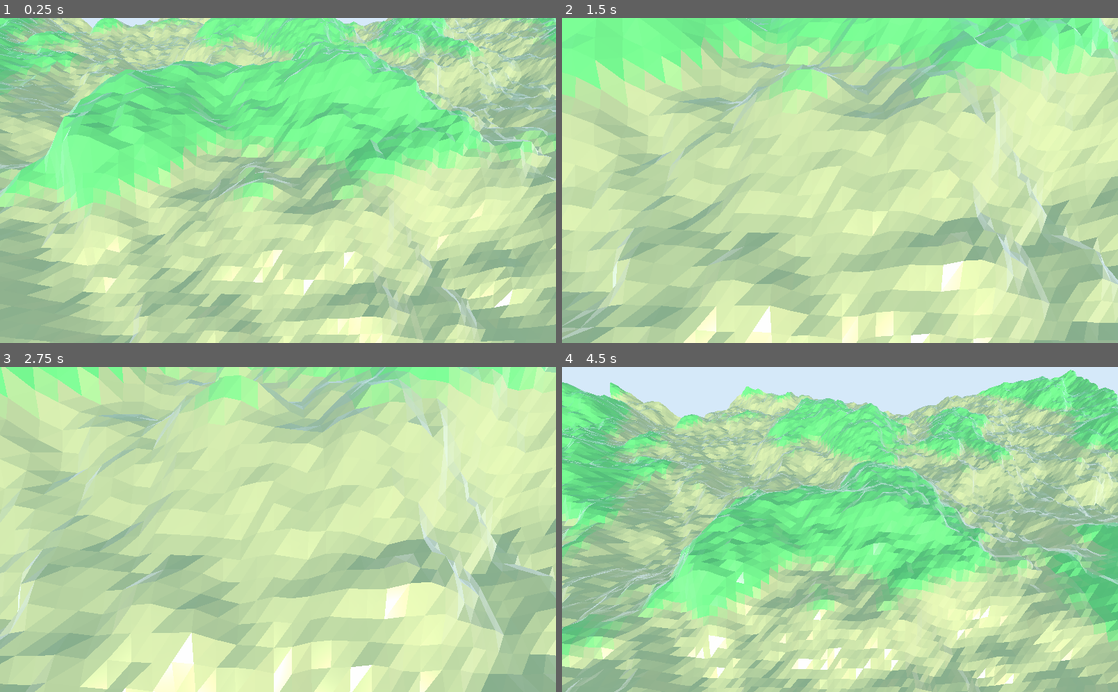
Above: before the commit, frames 1-4 (two rows, left to right).
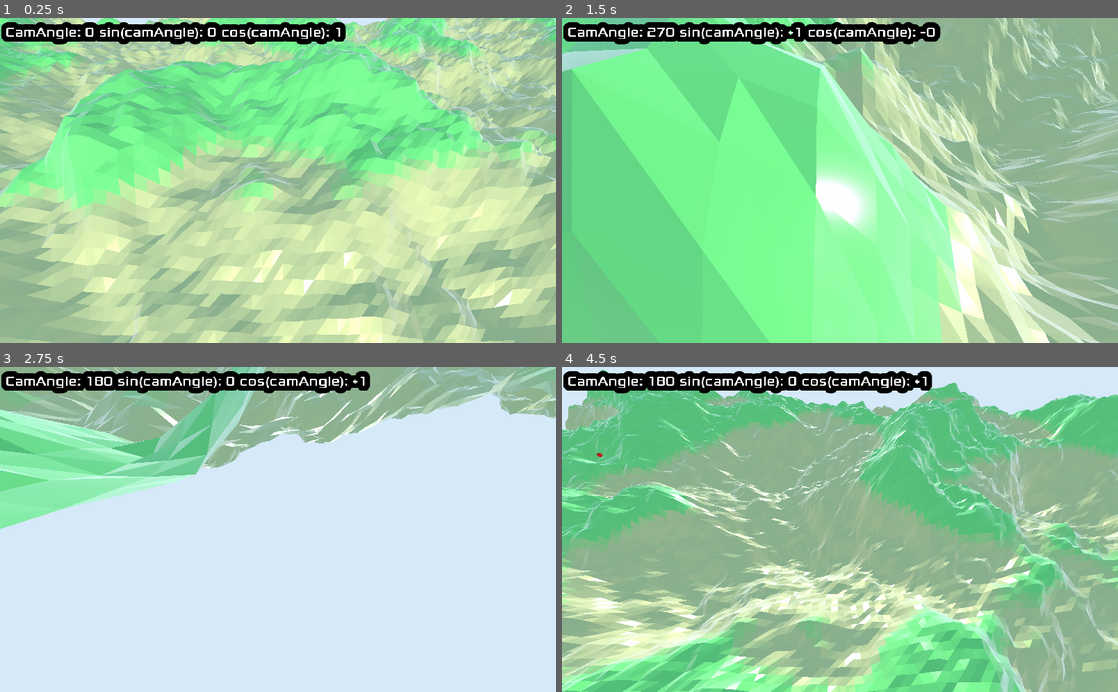
Above: after the commit, the same moments.

Repository: crystman/Godot_LowPolyTerrain
Game: Godot game, scene res://World.tscn
The game is run twice, just before and just after one commit, with the same random seed, the same clock (stepped at 60 frames per second) and the same inputs.
Inputs:
- Up to frame 1 (0.25 s): no input
- Up to frame 2 (1.5 s): tap Enter (ui_accept) at 0.5, 0.77, 1.07 s; hold Right (ui_right) 0.53-1.28 s; hold Page Up (ui_zoom_in) 0.53-1.28 s; tap Page Down (ui_zoom_out) at 0.8, 1.35 s; hold Down (ui_down) from 1.28 s (still down)
- Up to frame 3 (2.75 s): tap Enter (ui_accept) at 1.52, 1.55, 1.82 s; release Down (ui_down) at 2.03 s; hold Right (ui_right) from 2.03 s (still down); hold Enter (ui_accept) from 2.03 s (still down); tap Page Up (ui_zoom_in) at 2.3 s
- Up to frame 4 (4.5 s): release Right (ui_right) at 2.78 s; release Enter (ui_accept) at 2.78 s; hold Up (ui_up) 2.78-3.53 s; tap Page Up (ui_zoom_in) at 2.85, 4.35 s; tap Enter (ui_accept) at 3.02, 3.32, 3.77, 3.8, 4.07 s; tap Page Down (ui_zoom_out) at 3.05 s; hold Page Down (ui_zoom_out) 3.53-4.28 s; hold Left (ui_left) from 3.53 s (still down)

The runs differ from the first frame. In frame 1, 3.6% of the frame differs, in the area x 0-63%, y 1-9%; in frame 2, 91%; in frame 3, 99%, in the area x 0-100%, y 0-100%; in frame 4, 80%.

Commit message:
Trying to fix movement

Diff:
--- /dev/null
+++ b/LowPolyTerrain/MinorHUD.gd
@@ -0,0 +1,4 @@
+extends CanvasLayer
+
+func update_text(text):
+	$Label.text = str(text)
--- /dev/null
+++ b/LowPolyTerrain/MinorHUD.tscn
@@ -0,0 +1,24 @@
+[gd_scene load_steps=4 format=2]
+
+[ext_resource path="res://fonts/Xolonium-Regular.ttf" type="DynamicFontData" id=1]
+[ext_resource path="res://MinorHUD.gd" type="Script" id=2]
+
+[sub_resource type="DynamicFont" id=1]
+size = 24
+outline_size = 10
+outline_color = Color( 0, 0, 0, 1 )
+font_data = ExtResource( 1 )
+
+[node name="HUD" type="CanvasLayer"]
+script = ExtResource( 2 )
+
+[node name="Label" type="Label" parent="."]
+margin_left = 10.0
+margin_top = 11.0526
+margin_right = 1000.0
+margin_bottom = 42.7827
+custom_fonts/font = SubResource( 1 )
+text = "test"
+__meta__ = {
+"_edit_use_anchors_": false
+}
--- a/LowPolyTerrain/World.gd
+++ b/LowPolyTerrain/World.gd
@@ -9,8 +9,8 @@
 export var planeMeshSubdivideWidth = 200
 export var vertexAmplitude = 60
 
-export var cameraSpeed = 1
-export var movementMultiplier = 5
+export var cameraSpeed = 20
+export var movementMultiplier = 3
 
 var maxVertexHeight = 0
 
@@ -55,13 +55,21 @@
 	add_child(meshInstance)
 
 
-var simpleCounter = 0
-
 func _process(delta):
-	var camAngle = $Rotate.rotation_degrees.y
-	if Input.is_action_pressed("ui_accept"):
-		$Rotate.rotation_degrees.y = 0
-		camAngle = 0
+	var camAngle = $Translate/Rotate.rotation_degrees.y
+	if Input.is_action_just_pressed("ui_accept"):
+		if camAngle == 0:
+			$Translate/Rotate.rotation_degrees.y = 90
+			camAngle = 90
+		elif camAngle == 90:
+			$Translate/Rotate.rotation_degrees.y = 180
+			camAngle = 180
+		elif camAngle == 180:
+			$Translate/Rotate.rotation_degrees.y = 270
+			camAngle = 270
+		else:
+			$Translate/Rotate.rotation_degrees.y = 0
+			camAngle = 0
 
 	var rotateValue = 0
 	if Input.is_action_pressed("ui_pan_right"):
@@ -72,21 +80,42 @@
 		rotateValue += 100
 	if Input.is_action_pressed("ui_pan_left_fast"):
 		rotateValue -= 100
-	$Rotate.rotation_degrees.y = camAngle + (delta * rotateValue)
+	$Translate/Rotate.rotation_degrees.y = camAngle + (delta * rotateValue)
 
 	# Might have changed the angle, lets update the value
-	camAngle = $Rotate.rotation_degrees.y
-	var camPos = $Rotate/Camera.translation
+	camAngle = $Translate/Rotate.rotation_degrees.y
+	var camPos = $Translate/Rotate/Camera.translation
 	if Input.is_action_pressed("ui_zoom_in") && camPos.y > 10:
-		$Rotate/Camera.translate(Vector3(0, delta * -50, delta * -50))
+		$Translate/Rotate/Camera.translate(Vector3(0, delta * -50, delta * -50))
 	if Input.is_action_pressed("ui_zoom_out") && camPos.y < 100:
-		$Rotate/Camera.translate(Vector3(0, delta * 50, delta * 50))
+		$Translate/Rotate/Camera.translate(Vector3(0, delta * 50, delta * 50))
 
+	var vectorTranslate = Vector3(0, 0, 0)
+	if Input.is_action_pressed("ui_up"):
+		vectorTranslate.x += (-sin(deg2rad(camAngle)) * delta * cameraSpeed)
+		vectorTranslate.z += (-cos(deg2rad(camAngle)) * delta * cameraSpeed)
+	if Input.is_action_pressed("ui_up_shift"):
+		vectorTranslate.x += (-sin(deg2rad(camAngle)) * delta * cameraSpeed * movementMultiplier)
+		vectorTranslate.z += (-cos(deg2rad(camAngle)) * delta * cameraSpeed * movementMultiplier)
+	if Input.is_action_pressed("ui_down"):
+		vectorTranslate.x += (sin(deg2rad(camAngle)) * delta * cameraSpeed)
+		vectorTranslate.z += (cos(deg2rad(camAngle)) * delta * cameraSpeed)
+	if Input.is_action_pressed("ui_down_shift"):
+		vectorTranslate.x += (sin(deg2rad(camAngle)) * delta * cameraSpeed * movementMultiplier)
+		vectorTranslate.z += (cos(deg2rad(camAngle)) * delta * cameraSpeed * movementMultiplier)
+	if Input.is_action_pressed("ui_left"):
+		vectorTranslate.x += (-cos(deg2rad(camAngle)) * delta * cameraSpeed)
+		vectorTranslate.z += (sin(deg2rad(camAngle)) * delta * cameraSpeed)
+	if Input.is_action_pressed("ui_left_shift"):
+		vectorTranslate.x += (-cos(deg2rad(camAngle)) * delta * cameraSpeed * movementMultiplier)
+		vectorTranslate.z += (sin(deg2rad(camAngle)) * delta * cameraSpeed * movementMultiplier)
 	if Input.is_action_pressed("ui_right"):
-		$Rotate.translate(Vector3(cos(camAngle) * delta * cameraSpeed, 0, sin(camAngle) * delta * cameraSpeed))
-	if Input.is_action_pressed("ui_left"):
-		$Rotate.translate(Vector3(-cos(camAngle) * delta * cameraSpeed, 0, -sin(camAngle) * delta * cameraSpeed))
-	if Input.is_action_pressed("ui_up"):
-		$Rotate.translate(Vector3(-sin(camAngle) * delta * cameraSpeed, 0, -cos(camAngle) * delta * cameraSpeed))
-	if Input.is_action_pressed("ui_down"):
-		$Rotate.translate(Vector3(sin(camAngle) * delta * cameraSpeed, 0, cos(camAngle) * delta * cameraSpeed))
+		vectorTranslate.x += (cos(deg2rad(camAngle)) * delta * cameraSpeed)
+		vectorTranslate.z += (-sin(deg2rad(camAngle)) * delta * cameraSpeed)
+	if Input.is_action_pressed("ui_right_shift"):
+		vectorTranslate.x += (cos(deg2rad(camAngle)) * delta * cameraSpeed * movementMultiplier)
+		vectorTranslate.z += (-sin(deg2rad(camAngle)) * delta * cameraSpeed * movementMultiplier)
+	$Translate.translate(vectorTranslate)
+
+	var printString = "CamAngle: %s sin(camAngle): %s cos(camAngle): %s"
+	$HUD1.update_text(printString % [camAngle, sin(deg2rad(camAngle)), cos(deg2rad(camAngle))])
--- a/LowPolyTerrain/World.tscn
+++ b/LowPolyTerrain/World.tscn
@@ -1,24 +1,27 @@
-[gd_scene load_steps=7 format=2]
+[gd_scene load_steps=8 format=2]
 
 [ext_resource path="res://World.gd" type="Script" id=1]
 [ext_resource path="res://terrain.material" type="Material" id=2]
+[ext_resource path="res://MinorHUD.tscn" type="PackedScene" id=3]
 
 [sub_resource type="CapsuleMesh" id=1]
 
-[sub_resource type="ConvexPolygonShape" id=4]
+[sub_resource type="ConvexPolygonShape" id=2]
 points = PoolVector3Array( -0.977477, -0.183355, -0.0904639, -0.977374, 0.183336, 0.0926544, -0.943463, 0.121804, -0.30 …(1917 unchanged characters)…
 
-[sub_resource type="SphereMesh" id=2]
+[sub_resource type="SphereMesh" id=3]
 
-[sub_resource type="SpatialMaterial" id=3]
+[sub_resource type="SpatialMaterial" id=4]
 albedo_color = Color( 0.976471, 0, 0, 1 )
 
 [node name="World" type="Spatial"]
 script = ExtResource( 1 )
 
-[node name="Rotate" type="Spatial" parent="."]
+[node name="Translate" type="Spatial" parent="."]
 
-[node name="Camera" type="Camera" parent="Rotate"]
+[node name="Rotate" type="Spatial" parent="Translate"]
+
+[node name="Camera" type="Camera" parent="Translate/Rotate"]
 transform = Transform( 1, 0, 0, 0, 0.707107, 0.707107, 0, -0.707107, 0.707107, 0, 35, 35 )
 far = 500.0
 
@@ -36,8 +39,10 @@
 can_sleep = false
 
 [node name="CollisionShape" type="CollisionShape" parent="RigidBody"]
-shape = SubResource( 4 )
+shape = SubResource( 2 )
 
 [node name="SphereMeshInstance" type="MeshInstance" parent="RigidBody/CollisionShape"]
-mesh = SubResource( 2 )
-material/0 = SubResource( 3 )
+mesh = SubResource( 3 )
+material/0 = SubResource( 4 )
+
+[node name="HUD1" parent="." instance=ExtResource( 3 )]
--- a/LowPolyTerrain/project.godot
+++ b/LowPolyTerrain/project.godot
@@ -49,25 +49,25 @@
 , Object(InputEventKey,"resource_local_to_scene":false,"resource_name":"","device":0,"alt":false,"shift":false,"control":false,"meta":false,"command":false,"pressed":false,"scancode":83,"unicode":0,"echo":false,"script":null)
  ]
 }
-ui_left_fast={
+ui_left_shift={
 "deadzone": 0.5,
 "events": [ Object(InputEventKey,"resource_local_to_scene":false,"resource_name":"","device":0,"alt":false,"shift":true,"control":false,"meta":false,"command":false,"pressed":false,"scancode":16777231,"unicode":0,"echo":false,"script":null)
 , Object(InputEventKey,"resource_local_to_scene":false,"resource_name":"","device":0,"alt":false,"shift":true,"control":false,"meta":false,"command":false,"pressed":false,"scancode":65,"unicode":0,"echo":false,"script":null)
  ]
 }
-ui_right_fast={
+ui_right_shift={
 "deadzone": 0.5,
 "events": [ Object(InputEventKey,"resource_local_to_scene":false,"resource_name":"","device":0,"alt":false,"shift":true,"control":false,"meta":false,"command":false,"pressed":false,"scancode":16777233,"unicode":0,"echo":false,"script":null)
 , Object(InputEventKey,"resource_local_to_scene":false,"resource_name":"","device":0,"alt":false,"shift":true,"control":false,"meta":false,"command":false,"pressed":false,"scancode":68,"unicode":0,"echo":false,"script":null)
  ]
 }
-ui_down_fast={
+ui_down_shift={
 "deadzone": 0.5,
 "events": [ Object(InputEventKey,"resource_local_to_scene":false,"resource_name":"","device":0,"alt":false,"shift":true,"control":false,"meta":false,"command":false,"pressed":false,"scancode":16777234,"unicode":0,"echo":false,"script":null)
 , Object(InputEventKey,"resource_local_to_scene":false,"resource_name":"","device":0,"alt":false,"shift":true,"control":false,"meta":false,"command":false,"pressed":false,"scancode":83,"unicode":0,"echo":false,"script":null)
  ]
 }
-ui_up_fast={
+ui_up_shift={
 "deadzone": 0.5,
 "events": [ Object(InputEventKey,"resource_local_to_scene":false,"resource_name":"","device":0,"alt":false,"shift":true,"control":false,"meta":false,"command":false,"pressed":false,"scancode":16777232,"unicode":0,"echo":false,"script":null)
 , Object(InputEventKey,"resource_local_to_scene":false,"resource_name":"","device":0,"alt":false,"shift":true,"control":false,"meta":false,"command":false,"pressed":false,"scancode":87,"unicode":0,"echo":false,"script":null)
Binary file added: LowPolyTerrain/fonts/Xolonium-Regular.ttf
